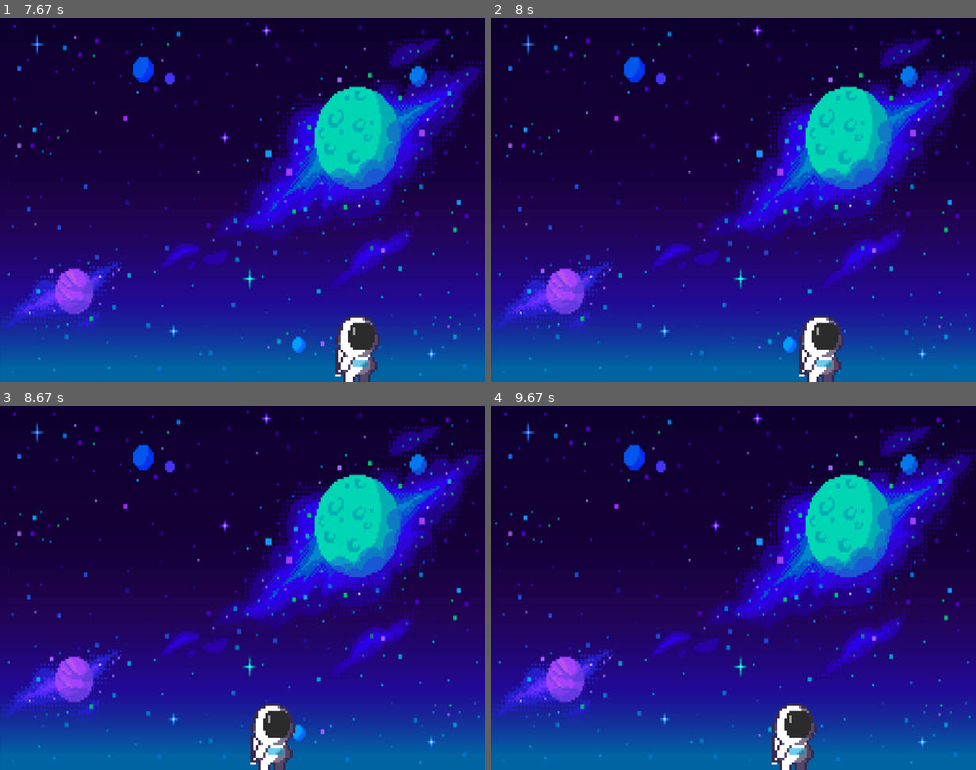
Above: before the commit, frames 1-4 (two rows, left to right).
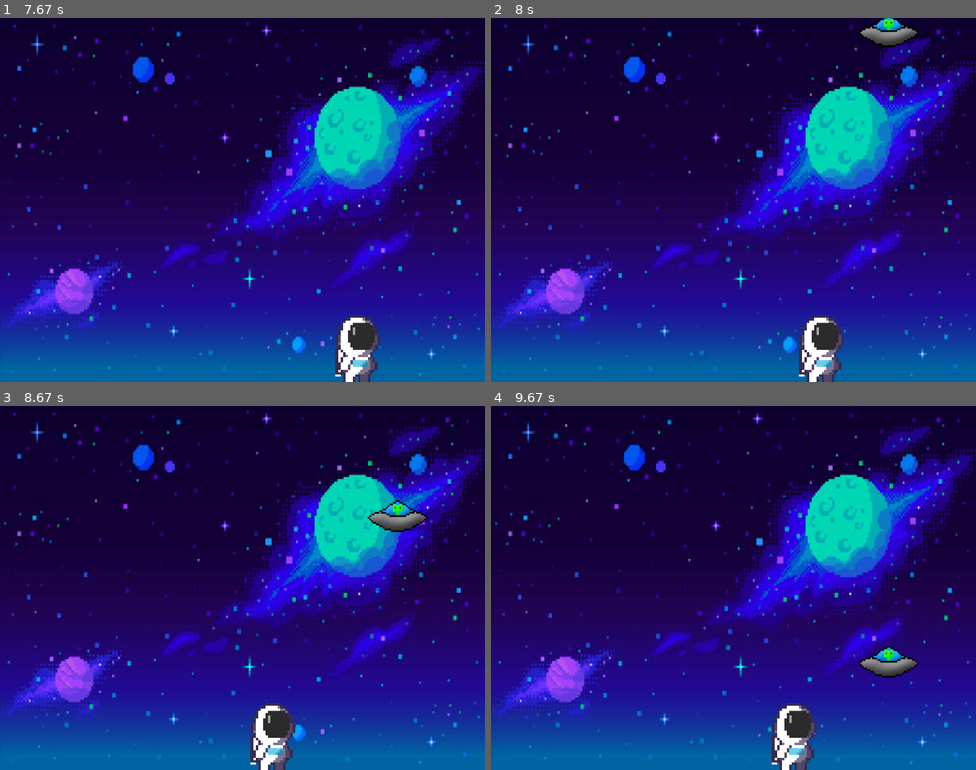
Above: after the commit, the same moments.

Repository: Chiara-Agostino/pygame-project
Game: pygame game, started from main.py
Two runs of this game, one before a commit and one after it. Both use one fixed random seed, a clock stepped at 60 frames per second and the inputs below.
Inputs:
- Up to frame 1 (7.67 s): hold Right 0.33-0.8 s; hold Right 0.83-1.3 s; hold Left 1.33-1.87 s; hold Left 1.9-2.3 s; hold Right 2.33-2.97 s; hold Left 3-3.47 s; hold Right 3.5-3.97 s; hold Right 4-4.47 s; hold Left 4.5-5.03 s; hold Left 5.07-5.47 s; hold Right 5.5-6.13 s; hold Left 6.17-6.63 s; hold Right 6.67-7.13 s; hold Right 7.17-7.63 s
- Up to frame 2 (8 s): hold Left from 7.67 s (still down)
- Up to frame 3 (8.67 s): release Left at 8.2 s; hold Left 8.23-8.63 s
- Up to frame 4 (9.67 s): hold Right 8.67-9.3 s; hold Left from 9.33 s (still down)

Frame 1 is identical in both runs. In frame 2, 0.6% of the frame differs, in the area x 75-89%, y 0-8%; in frame 3, 0.6%; in frame 4, 0.7%, in the area x 75-89%, y 65-75%.

Commit message:
created random spaceships coming down

Diff:
--- a/main.py
+++ b/main.py
@@ -6,6 +6,7 @@
 
 import pygame
 import sys
+import random
 
 # Initialize Pygame
 pygame.init()
@@ -27,22 +28,41 @@
 astronaut_rect = astronaut.get_rect()
 astronaut_rect.midbottom = (WIDTH // 2, HEIGHT)
 
+spaceship_img = pygame.image.load("spaceship-3.png").convert_alpha()
+
+def create_spaceship():
+    x = random.randint(0, WIDTH - spaceship_img.get_width())
+    y = -spaceship_img.get_height()
+    rect = pygame.Rect(x, y, spaceship_img.get_width(), spaceship_img.get_height())
+    return rect, spaceship_img
+
+def move_spaceships(spaceships):
+    for spaceship in spaceships:
+        spaceship[0].y += 8
+        if spaceship[0].top > HEIGHT:
+            spaceship[0].x = random.randint(0, WIDTH - spaceship_img.get_width())
+            spaceship[0].y = -spaceship_img.get_height()
+
+def draw_spaceships(spaceships):
+    for spaceship in spaceships:
+        screen.blit(spaceship[1], spaceship[0])
+
 def moving():
+    keys = pygame.key.get_pressed()
     if keys[pygame.K_LEFT]:
         astronaut_rect.x -= 5
     if keys[pygame.K_RIGHT]:
         astronaut_rect.x += 5
 
-    if astronaut_rect.x < 0:
-        astronaut_rect.x = 0
-    if astronaut_rect.x > WIDTH - astronaut_rect.width:
-        astronaut_rect.x = WIDTH - astronaut_rect.width
-
 
 # Define main loop
 running = True
-clock = pygame.time.Clock()  # Initialize clock object to cap frame rate
+clock = pygame.time.Clock()
+spaceships = []
+max_spaceships = 8  # Maximum number of spaceships allowed on the screen
 
+
+# Initialize clock object to cap frame rate
 while running:
     # Handle events
     for event in pygame.event.get():
@@ -53,11 +73,16 @@
     screen.blit(space_background, (0, 0))
     screen.blit(astronaut, astronaut_rect)
 
-    # Draw graphics and output
-    keys = pygame.key.get_pressed()
+    # Create new spaceship randomly if below the max limit
+    if len(spaceships) < max_spaceships and random.randint(0, 100) < 2:
+        spaceships.append(create_spaceship())
+
+    # Move and draw spaceships
+    move_spaceships(spaceships)
+    draw_spaceships(spaceships)
+
+    # Handle astronaut movement
     moving()
-
-
 
     # Update display
     pygame.display.flip()
Binary file added: spaceship-3.png
